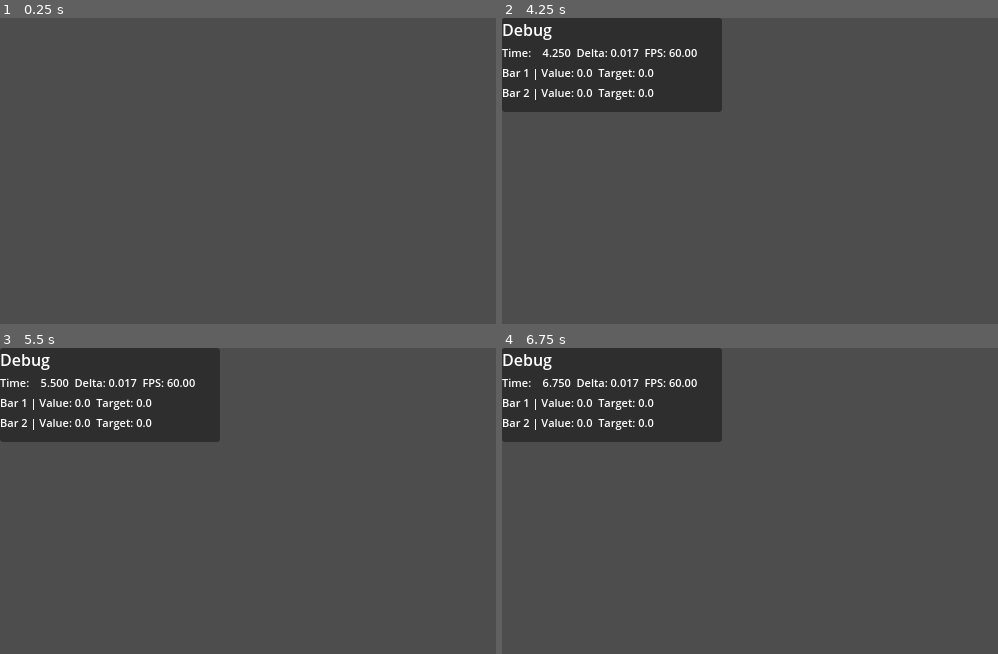
Above: before the commit, frames 1-4 (two rows, left to right).
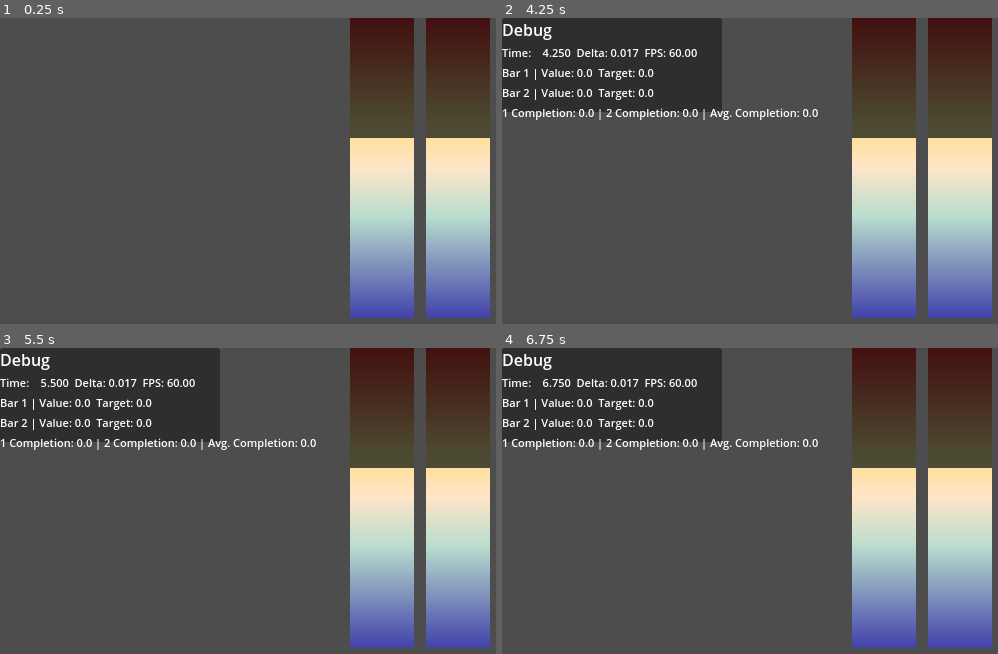
Above: after the commit, the same moments.

Repository: khromeengine/homunculus-GDAC-Jam-S25
Game: Godot game, scene res://scenes/main.tscn
Same seed, same stepped clock (60 frames per second), same inputs: the game is played once before the commit and once after it.
Inputs:
- Up to frame 1 (0.25 s): no input
- Up to frame 2 (4.25 s): tap Enter at 0.5, 2, 3.5 s; tap Space at 1.25, 2.75 s; tap P (DebugMenu) at 4.15 s
- Up to frame 3 (5.5 s): tap Space at 5 s
- Up to frame 4 (6.75 s): no input

The runs differ from the first frame. In frame 1, 25% of the frame differs, in the area x 70-99%, y 0-99%; in frame 2, 26%, in the area x 0-99%, y 0-99%; in frame 3, 26%; in frame 4, 26%.

Commit message:
more state stuff

Diff:
--- a/homunculus/project.godot
+++ b/homunculus/project.godot
@@ -41,3 +41,13 @@
 "events": [Object(InputEventKey,"resource_local_to_scene":false,"resource_name":"","device":-1,"window_id":0,"alt_press …(192 unchanged characters)…
 ]
 }
+Bar1={
+"deadzone": 0.2,
+"events": [Object(InputEventMouseButton,"resource_local_to_scene":false,"resource_name":"","device":-1,"window_id":0,"alt_pressed":false,"shift_pressed":false,"ctrl_pressed":false,"meta_pressed":false,"button_mask":1,"position":Vector2(553, 28),"global_position":Vector2(562, 76),"factor":1.0,"button_index":1,"canceled":false,"pressed":true,"double_click":false,"script":null)
+]
+}
+Bar2={
+"deadzone": 0.2,
+"events": [Object(InputEventMouseButton,"resource_local_to_scene":false,"resource_name":"","device":-1,"window_id":0,"alt_pressed":false,"shift_pressed":false,"ctrl_pressed":false,"meta_pressed":false,"button_mask":2,"position":Vector2(420, 30),"global_position":Vector2(429, 78),"factor":1.0,"button_index":2,"canceled":false,"pressed":true,"double_click":false,"script":null)
+]
+}
--- /dev/null
+++ b/homunculus/resources/textures/bargradient.tres
@@ -0,0 +1,10 @@
+[gd_resource type="GradientTexture2D" load_steps=2 format=3 uid="uid://diluyjr3x4mu8"]
+
+[sub_resource type="Gradient" id="Gradient_agmu1"]
+offsets = PackedFloat32Array(0, 0.340541, 0.502703, 0.654054, 1)
+colors = PackedColorArray(0.2613, 0.2613, 0.67, 1, 0.7308, 0.87, 0.812, 1, 1, 0.902, 0.79, 1, 1, 0.859, 0.53, 1, 0.85, 0, 0, 1)
+
+[resource]
+gradient = SubResource("Gradient_agmu1")
+height = 300
+fill_from = Vector2(1, 1)
--- /dev/null
+++ b/homunculus/scenes/Controller.tscn
@@ -0,0 +1,3 @@
+[gd_scene format=3 uid="uid://dv7ebwckjxbqv"]
+
+[node name="Controller" type="Node"]
--- a/homunculus/scenes/main.tscn
+++ b/homunculus/scenes/main.tscn
@@ -1,6 +1,14 @@
-[gd_scene load_steps=2 format=3 uid="uid://b5tvhdsc4ubai"]
+[gd_scene load_steps=3 format=3 uid="uid://b5tvhdsc4ubai"]
 
 [ext_resource type="Script" uid="uid://bfdcknc3io8o5" path="res://scripts/main.gd" id="1_o5qli"]
+[ext_resource type="PackedScene" uid="uid://bn5tc7ftqnysg" path="res://scenes/ui/ui.tscn" id="2_0wfyh"]
 
 [node name="Main" type="Node"]
 script = ExtResource("1_o5qli")
+
+[node name="Ui" parent="." instance=ExtResource("2_0wfyh")]
+anchors_preset = 5
+anchor_left = 0.5
+anchor_right = 0.5
+anchor_bottom = 0.0
+grow_vertical = 1
--- /dev/null
+++ b/homunculus/scenes/ui/bar_ui.tscn
@@ -0,0 +1,12 @@
+[gd_scene load_steps=2 format=3 uid="uid://befdxlj0e3c7d"]
+
+[ext_resource type="Texture2D" uid="uid://diluyjr3x4mu8" path="res://resources/textures/bargradient.tres" id="1_a3ipj"]
+
+[node name="BarUI" type="TextureProgressBar"]
+offset_right = 64.0
+offset_bottom = 300.0
+value = 60.0
+fill_mode = 3
+texture_under = ExtResource("1_a3ipj")
+texture_progress = ExtResource("1_a3ipj")
+tint_under = Color(0.2937, 0.33, 0.296725, 0.788235)
--- a/homunculus/scenes/ui/debug_menu.tscn
+++ b/homunculus/scenes/ui/debug_menu.tscn
@@ -37,3 +37,8 @@
 layout_mode = 2
 theme_override_font_sizes/font_size = 11
 text = "Bar 2 Value:"
+
+[node name="Completion" type="Label" parent="Panel/VBoxContainer"]
+layout_mode = 2
+theme_override_font_sizes/font_size = 11
+text = "Bar 2 Value:"
--- /dev/null
+++ b/homunculus/scenes/ui/ui.tscn
@@ -0,0 +1,22 @@
+[gd_scene load_steps=2 format=3 uid="uid://bn5tc7ftqnysg"]
+
+[ext_resource type="PackedScene" uid="uid://befdxlj0e3c7d" path="res://scenes/ui/bar_ui.tscn" id="1_u7n8c"]
+
+[node name="UI" type="Control"]
+layout_mode = 3
+anchors_preset = 15
+anchor_right = 1.0
+anchor_bottom = 1.0
+grow_horizontal = 2
+grow_vertical = 2
+
+[node name="HSplitContainer" type="HSplitContainer" parent="."]
+layout_mode = 0
+offset_right = 40.0
+offset_bottom = 40.0
+
+[node name="BarUI" parent="HSplitContainer" instance=ExtResource("1_u7n8c")]
+layout_mode = 2
+
+[node name="BarUI2" parent="HSplitContainer" instance=ExtResource("1_u7n8c")]
+layout_mode = 2
--- /dev/null
+++ b/homunculus/scripts/controller.gd
@@ -0,0 +1 @@
+extends Node
--- a/homunculus/scripts/debug_menu.gd
+++ b/homunculus/scripts/debug_menu.gd
@@ -4,6 +4,7 @@
 @onready var t = $"Panel/VBoxContainer/Time"
 @onready var b1 = $"Panel/VBoxContainer/BarVal1"
 @onready var b2 = $"Panel/VBoxContainer/BarVal2"
+@onready var c = $"Panel/VBoxContainer/Completion"
 
 
 func _ready():
@@ -21,3 +22,8 @@
 															GameState.get_bar_target(GameState.BarID.B_ONE)]
 	b2.text = "Bar 2 | Value: %3.1f \t Target: %3.1f" % [GameState.get_bar_value(GameState.BarID.B_TWO),
 															GameState.get_bar_target(GameState.BarID.B_TWO)]
+	c.text = "1 Completion: %3.1f \t|\t 2 Completion: %3.1f \t|\t Avg. Completion: %3.1f" % [
+		GameState.get_bar_progress(GameState.BarID.B_ONE),
+		GameState.get_bar_progress(GameState.BarID.B_TWO),
+		GameState.avg_progress
+	]
--- a/homunculus/scripts/main.gd
+++ b/homunculus/scripts/main.gd
@@ -4,6 +4,7 @@
 
 var debug = preload("res://scenes/ui/debug_menu.tscn")
 
+
 func _ready():
 	StageState.init_game.emit(initial_stage)
 	if OS.is_debug_build():
--- a/homunculus/scripts/state/game_state.gd
+++ b/homunculus/scripts/state/game_state.gd
@@ -97,6 +97,14 @@
 		return -1
 
 
+func get_bar_progress(id: BarID) -> float:
+	if _bars.has(id):
+		return _bars[id].progress
+	else:
+		printerr("Tried getting progress of invalid bar ", id)
+		return -1
+
+
 func get_bar(id: BarID) -> Bar:
 	return _bars[id]
 
Not shown, added: homunculus/scripts/controller.gd.uid
